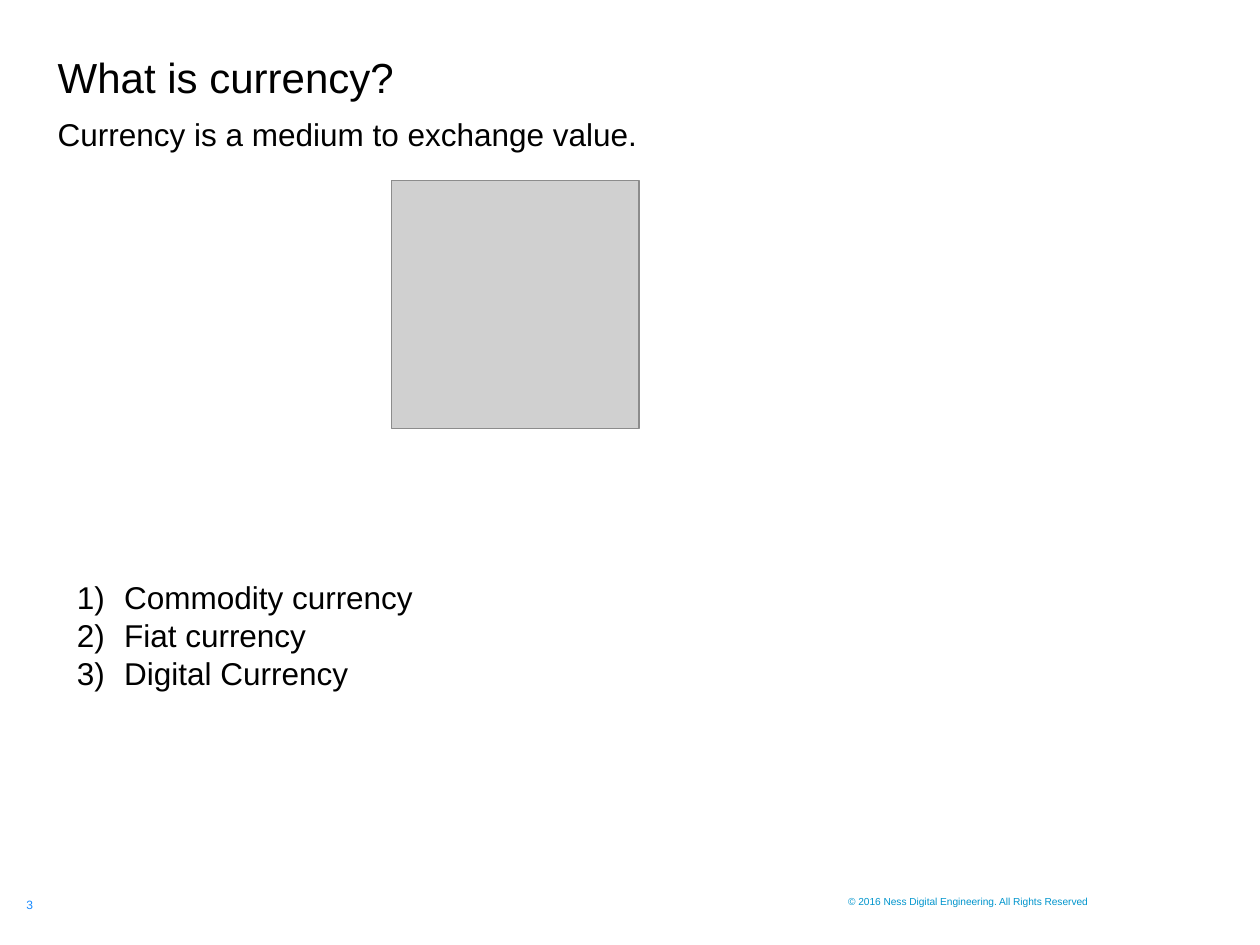
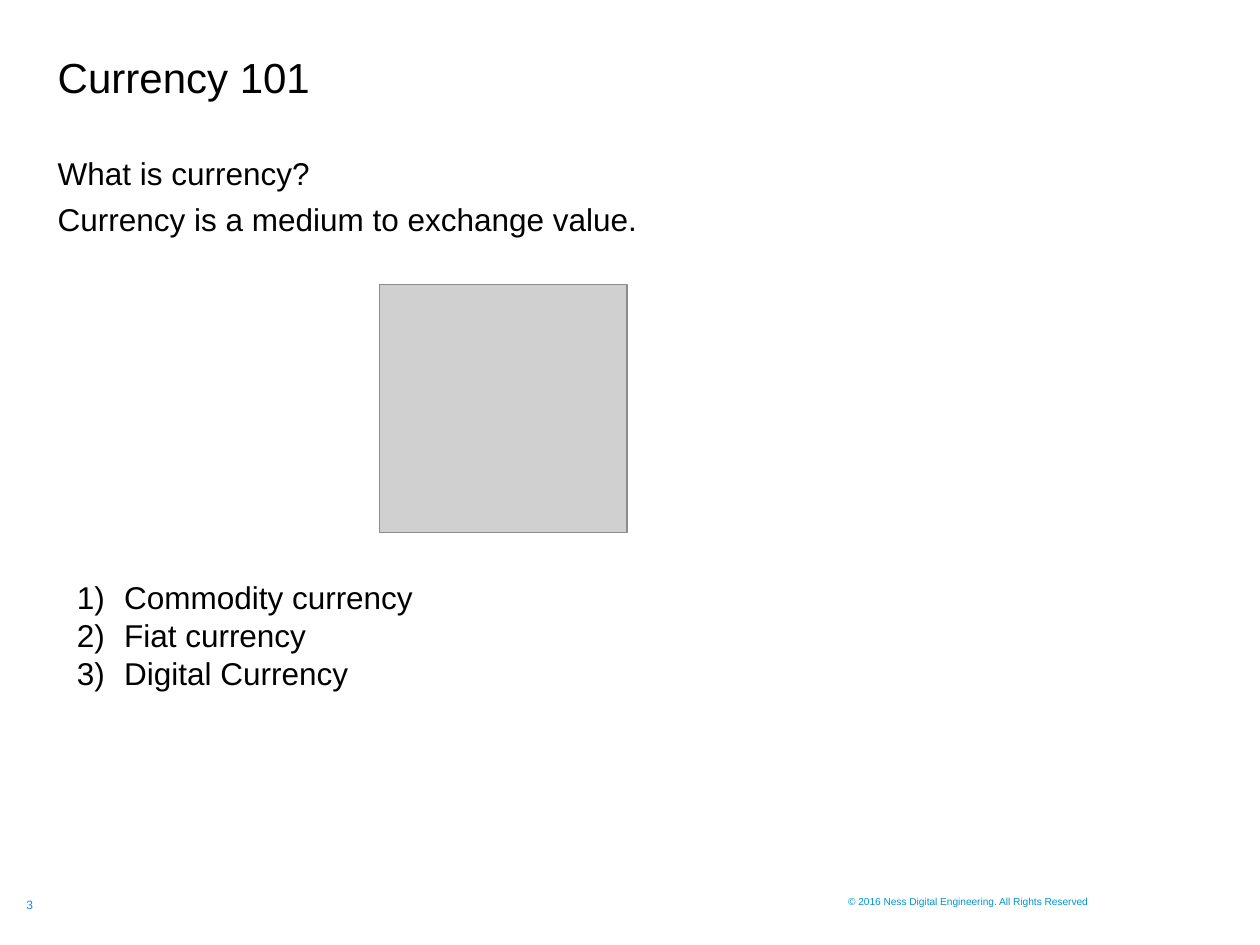
Before and after one commit to sagar-mahapatra-ness/traning, a slide deck: slide 3 of The_Raise_Of_Bitcoin_And_Other_Cryptocurrencies/Ness.pptx. Drawn at 1260x945 pixels with LibreOffice and Linux fonts; fonts in the diff are those of the drawing; grey boxes stand for pictures; background and template pictures are left out. Boxes give left, top, right and bottom in pixels: in the first picture for what was removed or moved away, otherwise in the second. Text is boxed around its words. In the diff, an @@ line names an element or a change of style, - is before the commit and + after.

Commit message:
ppt is 70% done

```diff
--- a/The_Raise_Of_Bitcoin_And_Other_Cryptocurrencies/Ness.pptx
+++ b/The_Raise_Of_Bitcoin_And_Other_Cryptocurrencies/Ness.pptx
@@ title at (x1=58, y1=63, x2=310, y2=102): text changed @@
-What is currency?
+Currency 101
@@ text added at (x1=58, y1=162, x2=309, y2=191), 18 pt, text #000000 @@
+What is currency?
@@ text "Currency is a medium to ..." moved from (x1=58, y1=123, x2=637, y2=152) to (x1=58, y1=208, x2=637, y2=237) @@
@@ picture moved from (x1=392, y1=180, x2=639, y2=428) to (x1=379, y1=285, x2=626, y2=533) @@
```
Also in this commit, not shown: 2 other slides changed, 10 slides added, 6 slides removed, 27 other files.
